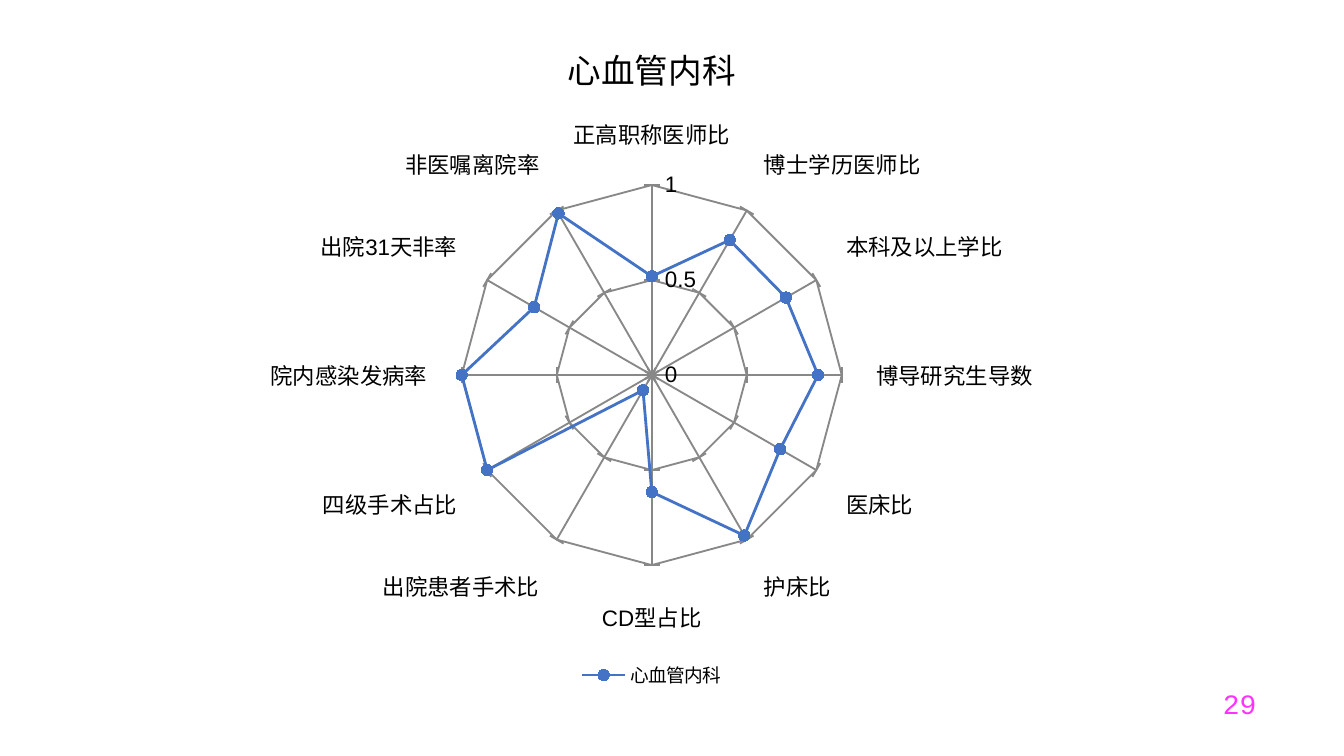
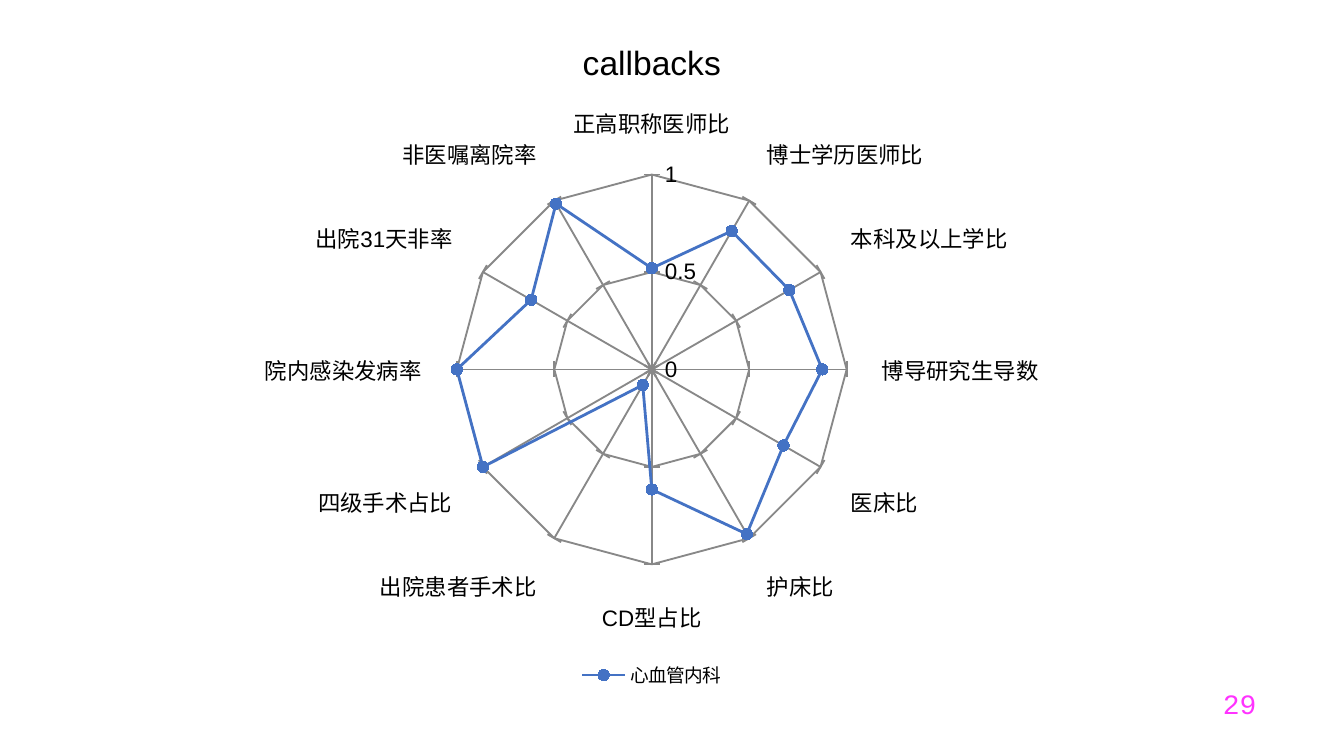
Before and after one commit to Tostig0916/hqcoffee, a slide deck: slide 29 of outputs/PPT/jsszyy.pptxgen.pptx. Drawn at 1344x756 pixels with LibreOffice and Linux fonts; fonts in the diff are those of the drawing. Boxes give left, top, right and bottom in pixels: in the first picture for what was removed or moved away, otherwise in the second. Text is boxed around its words. In the diff, an @@ line names an element or a change of style, - is before the commit and + after.

```diff
--- a/outputs/PPT/jsszyy.pptxgen.pptx
+++ b/outputs/PPT/jsszyy.pptxgen.pptx
@@ radar chart at <box>13,13,1290,694</box> @@
@@ title "心血管内科" to "callbacks" @@
```
Also in this commit, not shown: 36 other slides changed, 3 other files.
